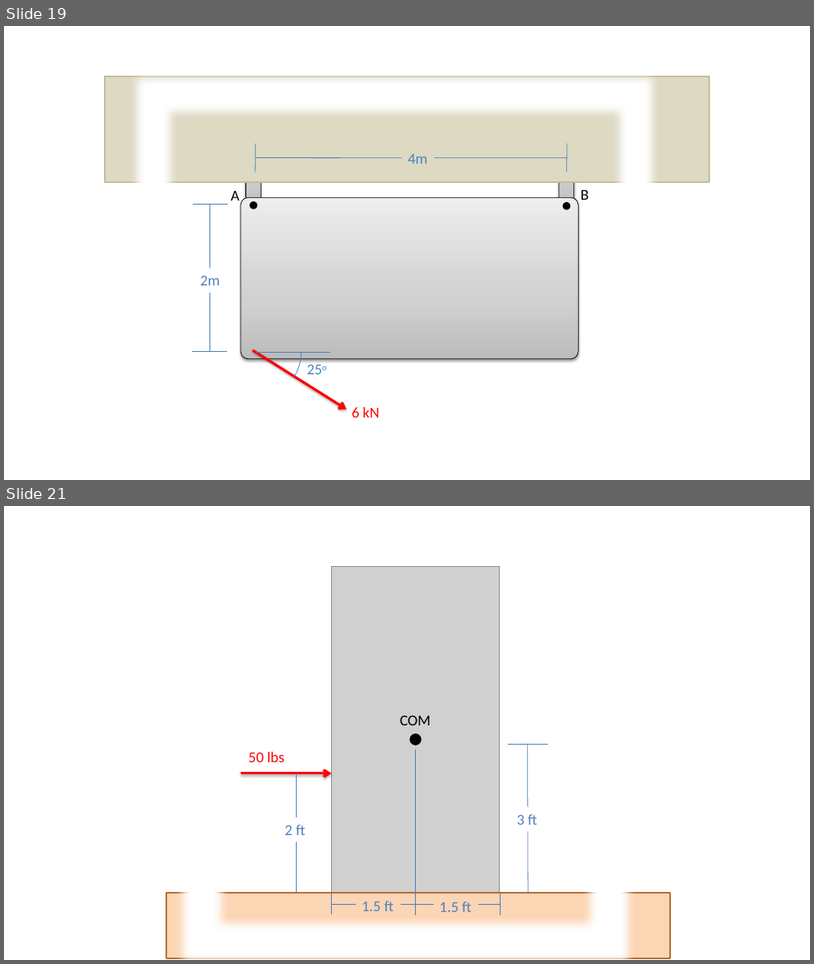
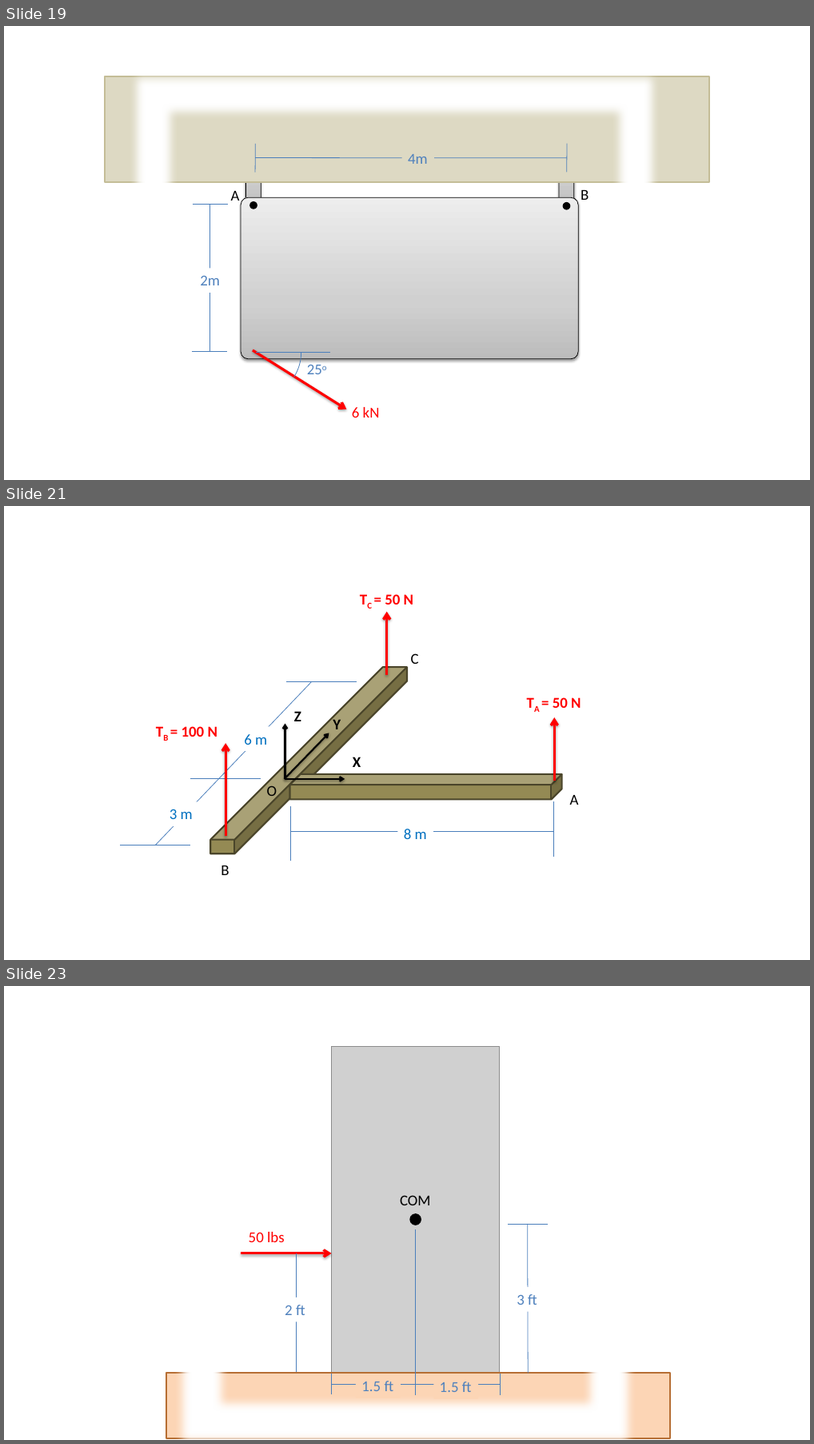
Before and after one commit to JacobMoore/mechanics_textbook, a slide deck: Homework Problems/Homework_Diagrams.pptx. Shown one above the other, each under a label of ours: slides 19 and 21 before the commit, slides 19, 21 and 23 after it; the slides between them are not shown. The pictures are 814x964 and 814x1444 pixels, drawn with LibreOffice and Linux fonts; fonts in the diff are those of the drawing; grey boxes stand for pictures. Boxes give left, top, right and bottom in pixels: in the first picture for what was removed or moved away, otherwise in the second. Text is boxed around its words. In the diff, an @@ line names an element or a change of style, - is before the commit and + after.

```diff
--- a/Homework Problems/Homework_Diagrams.pptx
+++ b/Homework Problems/Homework_Diagrams.pptx
@@ slide 21 added at <box>4,506,810,960</box>, background #FFFFFF @@
@@ text added at <box>385,594,414,604</box>, 18 pt, text #FF0000, bold @@
+TC = 50 N
@@ arrow added from (387, 675) to (387, 612), #FF0000 3 pt @@
@@ cube added at <box>211,667,407,853</box>, fill #948A54, outline #4A452A 2 pt @@
@@ text added at <box>411,653,419,664</box>, 18 pt, text #000000 @@
+C
@@ line added from (155, 844) to (312, 682), #4B7EBC 0.75 pt @@
@@ line added from (286, 682) to (358, 682), #4B7EBC 0.75 pt @@
@@ text added at <box>553,697,581,708</box>, 18 pt, text #FF0000, bold @@
+TA = 50 N
@@ group added at <box>285,711,361,779</box>: 3 arrows, 3 texts @@
+X
+Y
+Z
@@ arrow added from (554, 780) to (554, 717), #FF0000 3 pt @@
@@ text added at <box>182,726,218,736</box>, 18 pt, text #FF0000, bold @@
+TB = 100 N
@@ arrow added from (226, 836) to (226, 743), #FF0000 3 pt @@
@@ text added at <box>244,734,267,744</box>, 18 pt, text #0070C0 @@
+6 m
@@ line added from (191, 778) to (261, 778), #4B7EBC 0.75 pt @@
@@ text added at <box>267,786,278,800</box>, 18 pt, text #000000 @@
+O
@@ cube added at <box>290,774,562,800</box>, fill #948A54, outline #4A452A 2 pt @@
@@ text added at <box>170,808,193,819</box>, 18 pt, text #0070C0 @@
+3 m
@@ line added from (290, 860) to (290, 806), #4B7EBC 0.75 pt @@
@@ line added from (554, 856) to (554, 802), #4B7EBC 0.75 pt @@
@@ text added at <box>570,795,579,804</box>, 18 pt, text #000000 @@
+A
@@ line added from (291, 832) to (554, 832), #4B7EBC 0.75 pt @@
@@ text added at <box>404,828,427,839</box>, 18 pt, text #0070C0 @@
+8 m
@@ line added from (120, 844) to (191, 844), #4B7EBC 0.75 pt @@
@@ text added at <box>221,865,229,875</box>, 18 pt, text #000000 @@
+B
@@ what was slide 21 is now slide 23 @@
```
Also in this commit, not shown: 4 other slides added, 7 other files.
